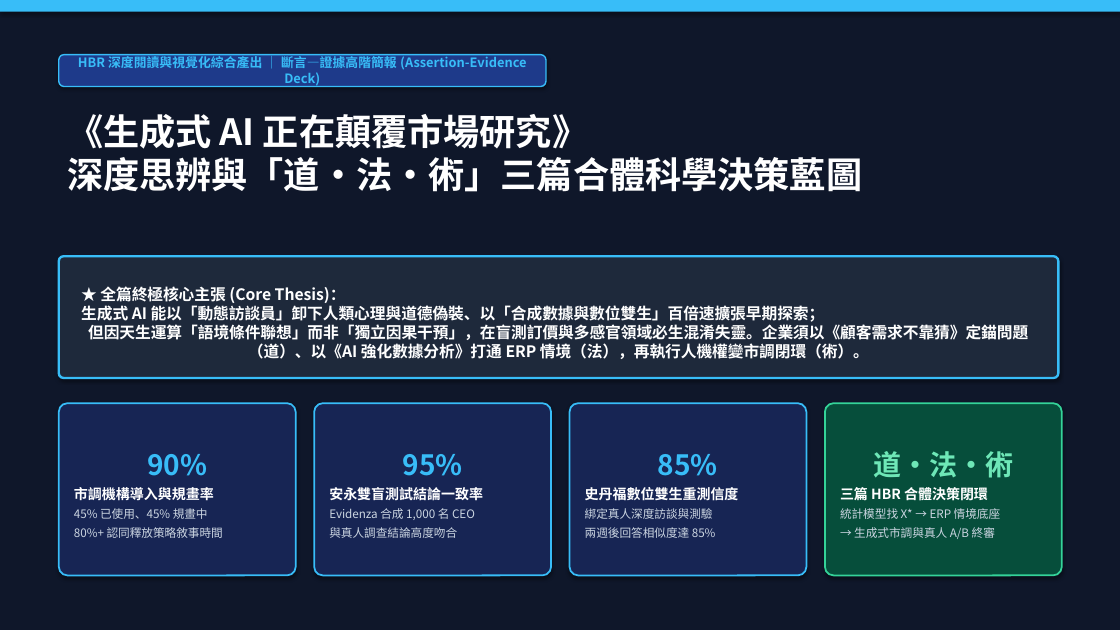
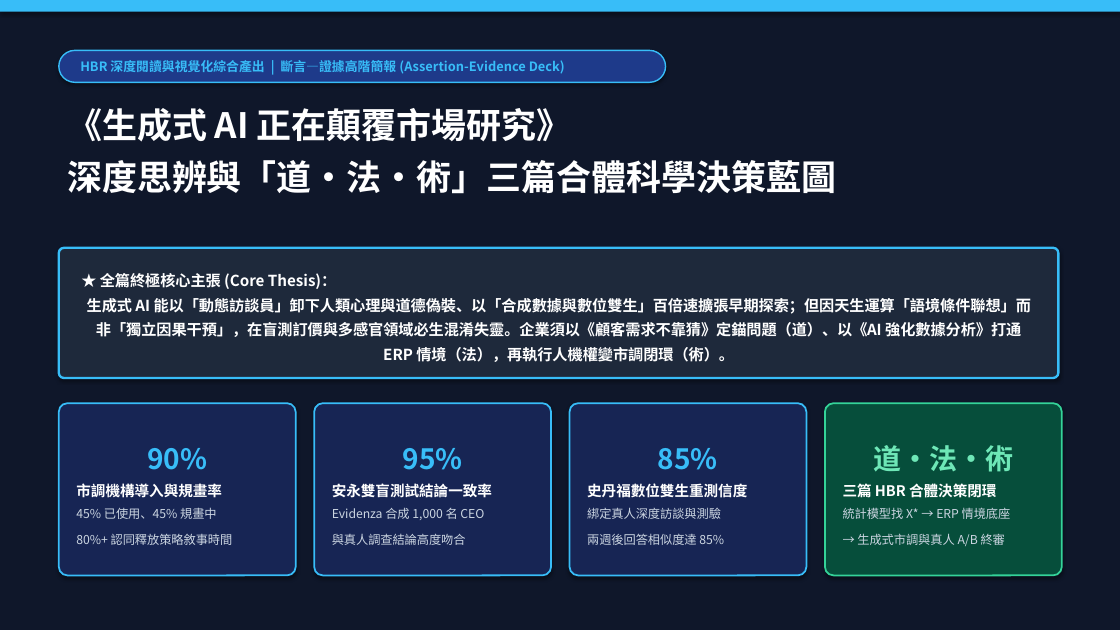
Before and after one commit to markyang20040112-source/deep-reading-and-visual-synthesis, a slide deck: slide 1 of reading_sessions/20261031_生成式AI顛覆市場研究/02_outputs/生成式AI顛覆市場研究_深度思辨與三篇合體簡報.pptx. Drawn at 1120x630 pixels with LibreOffice and Linux fonts; fonts in the diff are those of the drawing. Boxes give left, top, right and bottom in pixels: in the first picture for what was removed or moved away, otherwise in the second. Text is boxed around its words. In the diff, an @@ line names an element or a change of style, - is before the commit and + after.

Commit message:
fix(outputs): regenerate 4 calibrated mindmaps, continuous native-diagram PDF report, and parallel-aligned PPTX with closing page

```diff
--- a/reading_sessions/20261031_生成式AI顛覆市場研究/02_outputs/生成式AI顛覆市場研究_深度思辨與三篇合體簡報.pptx
+++ b/reading_sessions/20261031_生成式AI顛覆市場研究/02_outputs/生成式AI顛覆市場研究_深度思辨與三篇合體簡報.pptx
@@ rounded rectangle "HBR 深度閱讀與視覺化綜合產出 | 斷言—證據高階簡報 (Assertion-Evidence ...": place and size @@
-rounded rectangle "HBR 深度閱讀與視覺化綜合產出 | 斷言—證據高階簡報 (Assertion-Evidence ..." at (59,55,546,87)
+rounded rectangle "HBR 深度閱讀與視覺化綜合產出 | 斷言—證據高階簡報 (Assertion-Evidence ..." at (59,50,665,82)
@@ rounded rectangle "HBR 深度閱讀與視覺化綜合產出 | 斷言—證據高階簡報 (Assertion-Evidence ..." at (59,50,665,82): proportions changed @@
@@ text in rounded rectangle at (80,60,565,74): text changed @@
-HBR 深度閱讀與視覺化綜合產出 ｜ 斷言—證據高階簡報 (Assertion-Evidence Deck)
+HBR 深度閱讀與視覺化綜合產出 | 斷言—證據高階簡報 (Assertion-Evidence Deck)
@@ text "《生成式 AI 正在顛覆市場研究》 深度思辨與「道・法・術」三篇合體科學決策藍圖" at (67,108,837,194): size 31 to 30 pt; line spacing 1 to 1.25 @@
@@ rounded rectangle "★ 全篇終極核心主張 (Core Thesis)： 生成式 ...": place and size @@
-rounded rectangle "★ 全篇終極核心主張 (Core Thesis)： 生成式 ..." at (59,256,1059,378)
+rounded rectangle "★ 全篇終極核心主張 (Core Thesis)： 生成式 ..." at (59,248,1059,378)
@@ text in rounded rectangle at (87,273,1031,362): text changed; size 13.5 to 13 pt @@
-★ 全篇終極核心主張 (Core Thesis)：
-生成式 AI 能以「動態訪談員」卸下人類心理與道德偽裝、以「合成數據與數位雙生」百倍速擴張早期探索；
-但因天生運算「語境條件聯想」而非「獨立因果干預」，在盲測訂價與多感官領域必生混淆失靈。企業須以《顧客需求不靠猜》定錨問題（道）、以《AI 強化數據分析》打通 ERP 情境（法），再執行人機權變市調閉環（術）。
+★ 全篇終極核心主張 (Core Thesis)：
+生成式 AI 能以「動態訪談員」卸下人類心理與道德偽裝、以「合成數據與數位雙生」百倍速擴張早期探索；但因天生運算「語境條件聯想」而非「獨立因果干預」，在盲測訂價與多感官領域必生混淆失靈。企業須以《顧客需求不靠猜》定錨問題（道）、以《AI 強化數據分析》打通 ERP 情境（法），再執行人機權變市調閉環（術）。
@@ text in rounded rectangle at (76,483,233,545): size 12 to 12.5 pt in "市調機構導入與規畫率"; size 10 to 10.5 pt in "45% 已使用、45% 規畫中 80%+ 認同釋放策略敘事時間"; more space between paragraphs; line spacing 1 to 1.3 @@
@@ text in rounded rectangle at (332,483,492,545): size 12 to 12.5 pt in "安永雙盲測試結論一致率"; size 10 to 10.5 pt in "Evidenza 合成 1,000 名 CEO 與真人調查結論高度吻合"; more space between paragraphs; line spacing 1 to 1.3 @@
@@ text in rounded rectangle at (587,483,747,545): size 12 to 12.5 pt in "史丹福數位雙生重測信度"; size 10 to 10.5 pt in "綁定真人深度訪談與測驗 兩週後回答相似度達 85%"; more space between paragraphs; line spacing 1 to 1.3 @@
@@ text in rounded rectangle at (843,481,1011,546): size 12 to 12.5 pt in "三篇 HBR 合體決策閉環"; size 10 to 10.5 pt in "統計模型找 X* → ERP 情境底座 → 生成式市調與真人 ..."; more space between paragraphs; line spacing 1 to 1.3 @@
```
Also in this commit, not shown: 7 other slides changed, 2 slides added, 2 slides removed, 12 other files.
